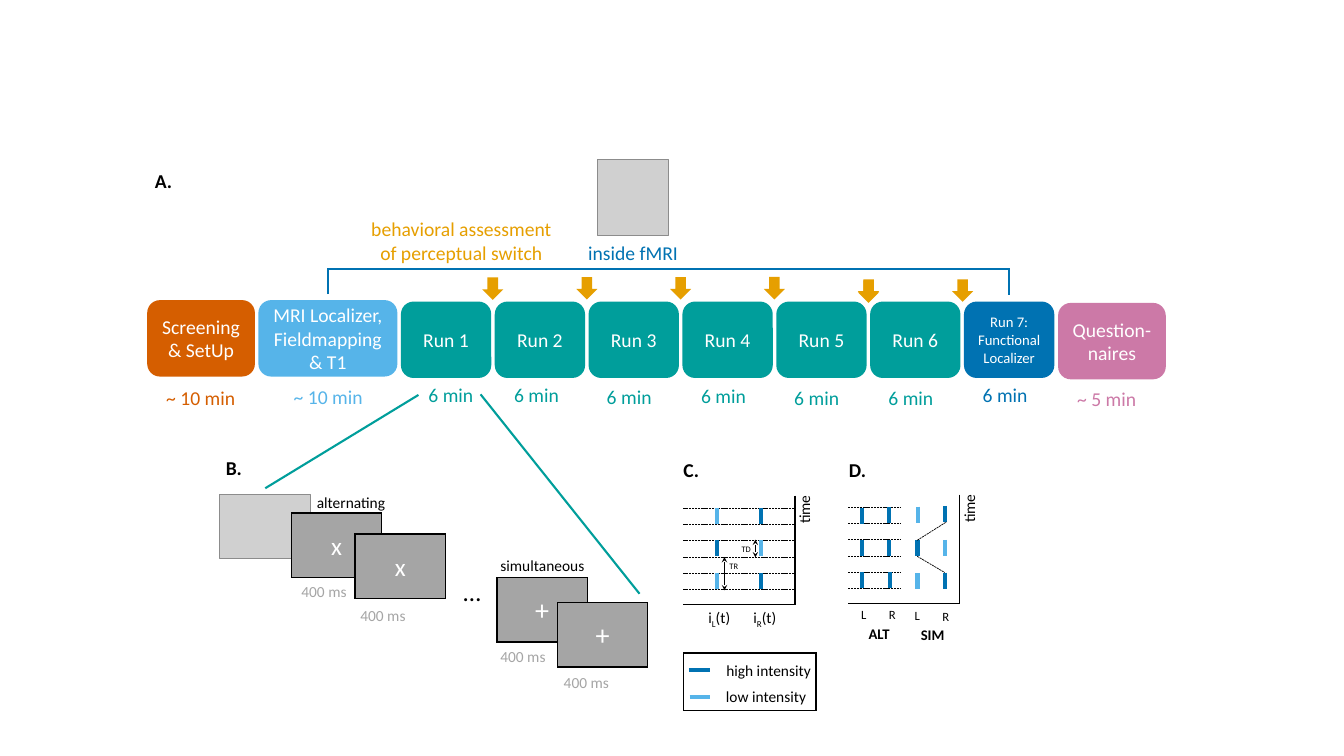
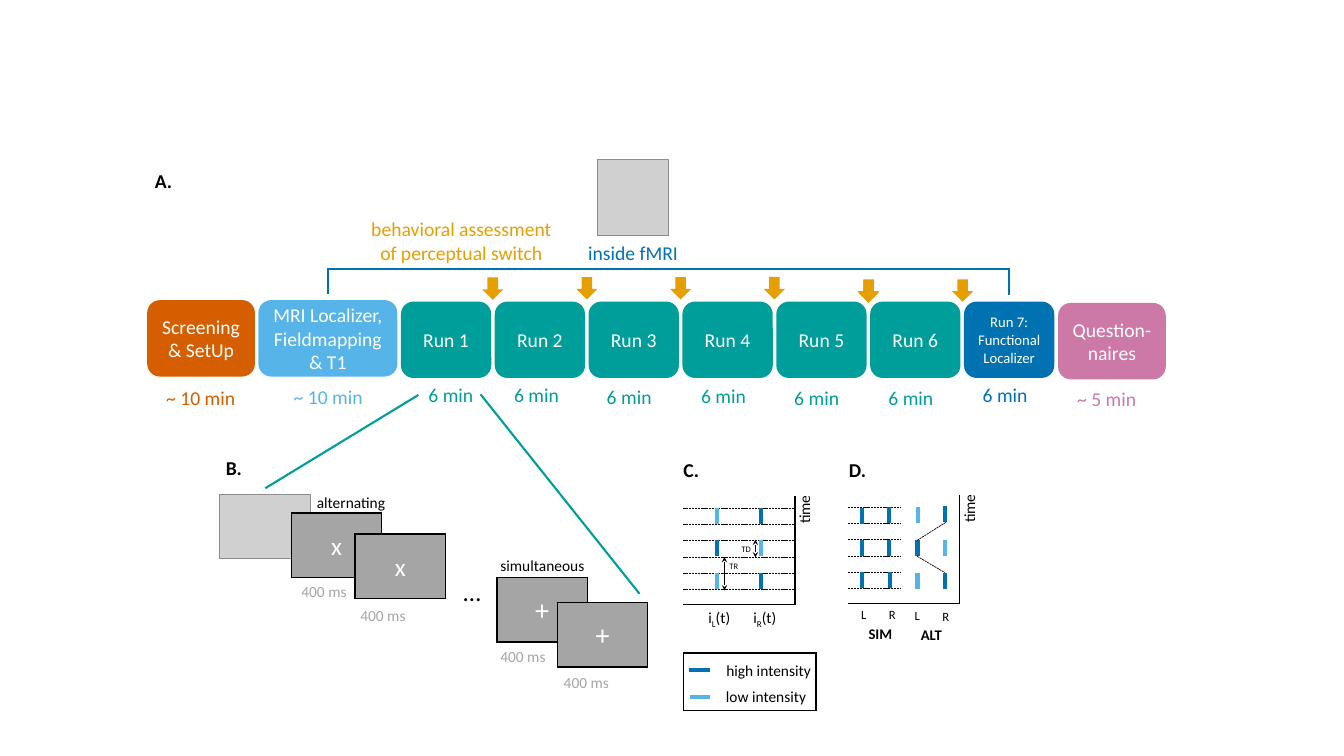
Before and after one commit to lucyroe/NMDA_Practical, a slide deck: slide 1 of figures/report/experimental_paradigm.pptx. Drawn at 1344x756 pixels with LibreOffice and Linux fonts; fonts in the diff are those of the drawing; grey boxes stand for pictures. Boxes give left, top, right and bottom in pixels: in the first picture for what was removed or moved away, otherwise in the second. Text is boxed around its words. In the diff, an @@ line names an element or a change of style, - is before the commit and + after.

```diff
--- a/figures/report/experimental_paradigm.pptx
+++ b/figures/report/experimental_paradigm.pptx
@@ text "SIM": place and size @@
-text "SIM" at [921, 630, 945, 640]
+text "SIM" at [869, 629, 893, 639]
@@ text "ALT": place and size @@
-text "ALT" at [869, 629, 890, 639]
+text "ALT" at [921, 630, 942, 640]
```
Also in this commit, not shown: 44 other files.
